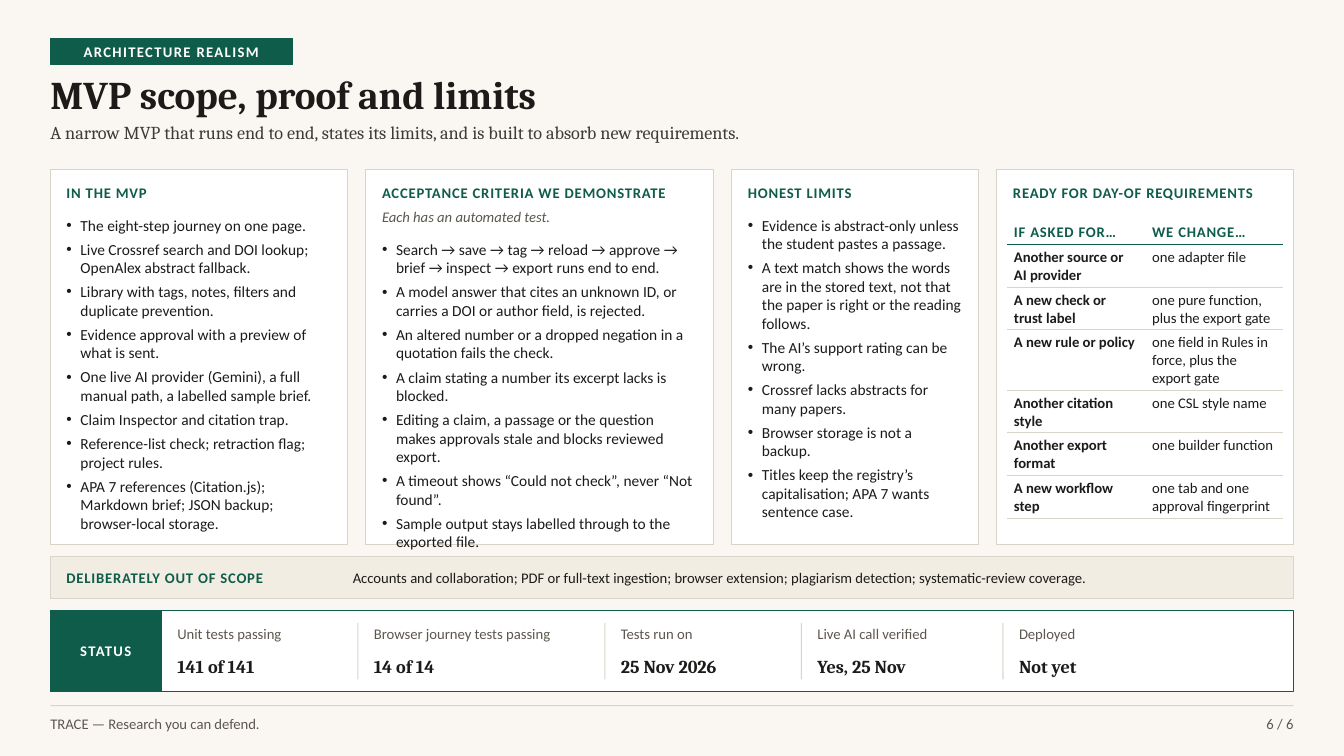
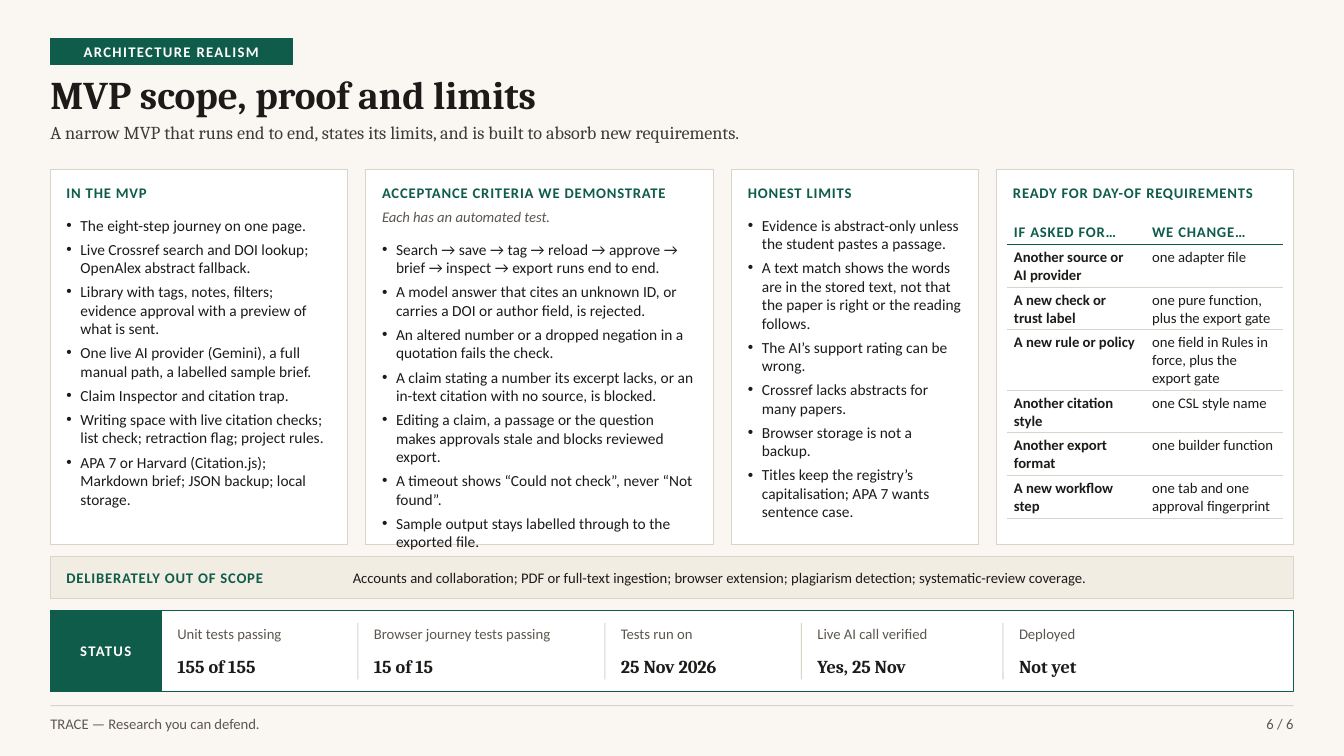
Before and after one commit to mercydeez/trace-hackathon, a slide deck: slide 6 of submissions/phase-1-deck.pptx. Drawn at 1344x756 pixels with LibreOffice and Linux fonts; fonts in the diff are those of the drawing. Boxes give left, top, right and bottom in pixels: in the first picture for what was removed or moved away, otherwise in the second. Text is boxed around its words. In the diff, an @@ line names an element or a change of style, - is before the commit and + after.

```diff
--- a/submissions/phase-1-deck.pptx
+++ b/submissions/phase-1-deck.pptx
@@ text at [80, 286, 307, 334]: text changed @@
-• Library with tags, notes, filters and duplicate prevention.
-• Evidence approval with a preview of what is sent.
+• Library with tags, notes, filters; evidence approval with a preview of what is sent.
@@ text at [396, 372, 693, 403]: text changed @@
-• A claim stating a number its excerpt lacks is blocked.
+• A claim stating a number its excerpt lacks, or an in-text citation with no source, is blocked.
@@ text at [80, 414, 324, 508]: text changed @@
-• Reference-list check; retraction flag; project rules.
-• APA 7 references (Citation.js); Markdown brief; JSON backup; browser-local storage.
+• Writing space with live citation checks; list check; retraction flag; project rules.
+• APA 7 or Harvard (Citation.js); Markdown brief; JSON backup; local storage.
@@ text at [177, 660, 255, 673]: text changed @@
-141 of 141
+155 of 155
@@ text at [374, 660, 433, 673]: text changed @@
-14 of 14
+15 of 15
```
Also in this commit, not shown: 35 other files.
